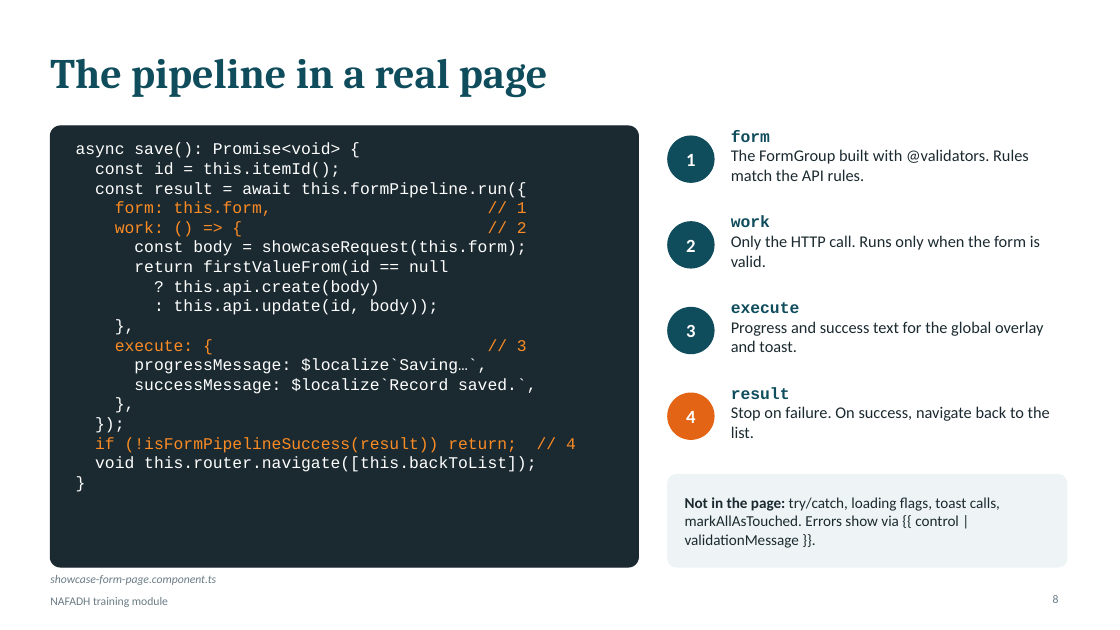
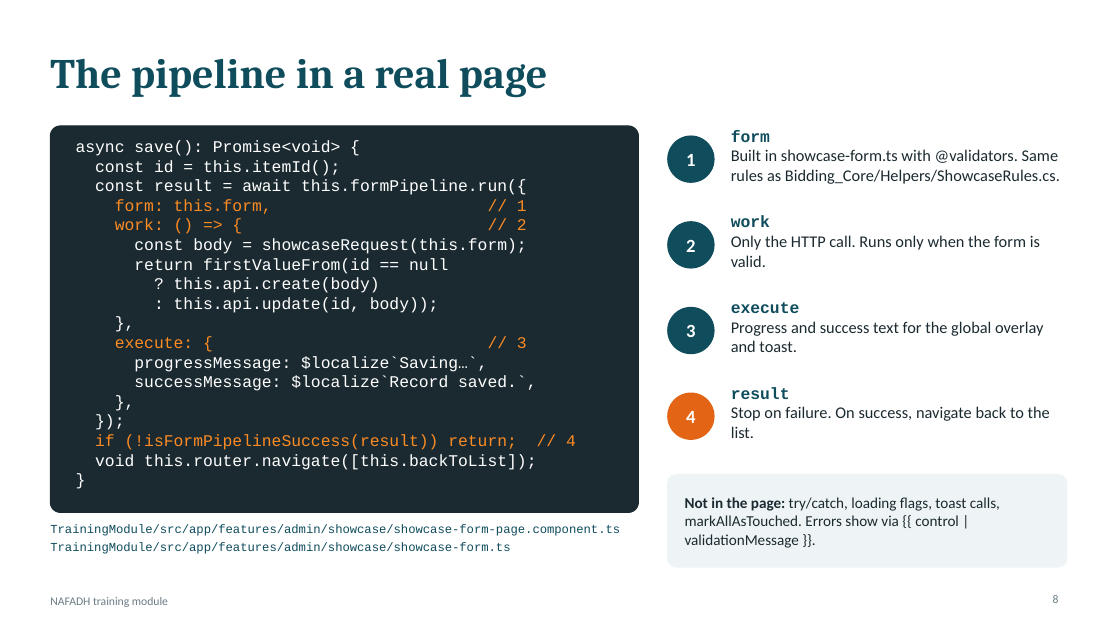
Before and after one commit to TRA-Projects/nafadh_trainning, a slide deck: slide 8 of docs/training-standards.pptx. Drawn at 1120x630 pixels with LibreOffice and Linux fonts; fonts in the diff are those of the drawing. Boxes give left, top, right and bottom in pixels: in the first picture for what was removed or moved away, otherwise in the second. Text is boxed around its words. In the diff, an @@ line names an element or a change of style, - is before the commit and + after.

```diff
--- a/docs/training-standards.pptx
+++ b/docs/training-standards.pptx
@@ rounded rectangle: place and size @@
-rounded rectangle at box(50, 126, 639, 567)
+rounded rectangle at box(50, 126, 639, 513)
@@ rounded rectangle at box(50, 126, 639, 513): proportions changed @@
@@ text at box(731, 149, 1060, 184): text changed @@
-The FormGroup built with @validators. Rules match the API rules.
+Built in showcase-form.ts with @validators. Same rules as Bidding_Core/Helpers/ShowcaseRules.cs.
@@ text at box(50, 524, 620, 554): text changed; size 10 to 10.5 pt; font Calibri to Courier New; text colour #6B7C85 to #0F4C5C; italic off @@
-showcase-form-page.component.ts
+TrainingModule/src/app/features/admin/showcase/showcase-form-page.component.ts
+TrainingModule/src/app/features/admin/showcase/showcase-form.ts
@@ text "TrainingModule/src/app/features/admin/showcase/showcase-form ..." at box(50, 524, 620, 554): vertical alignment middle to top @@
```
Also in this commit, not shown: 11 other slides changed.
